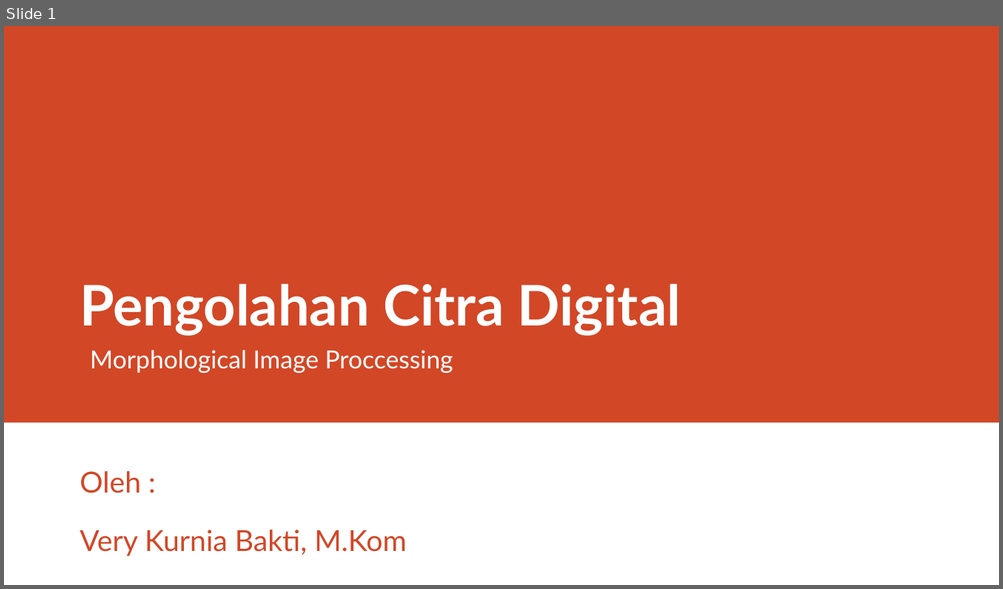
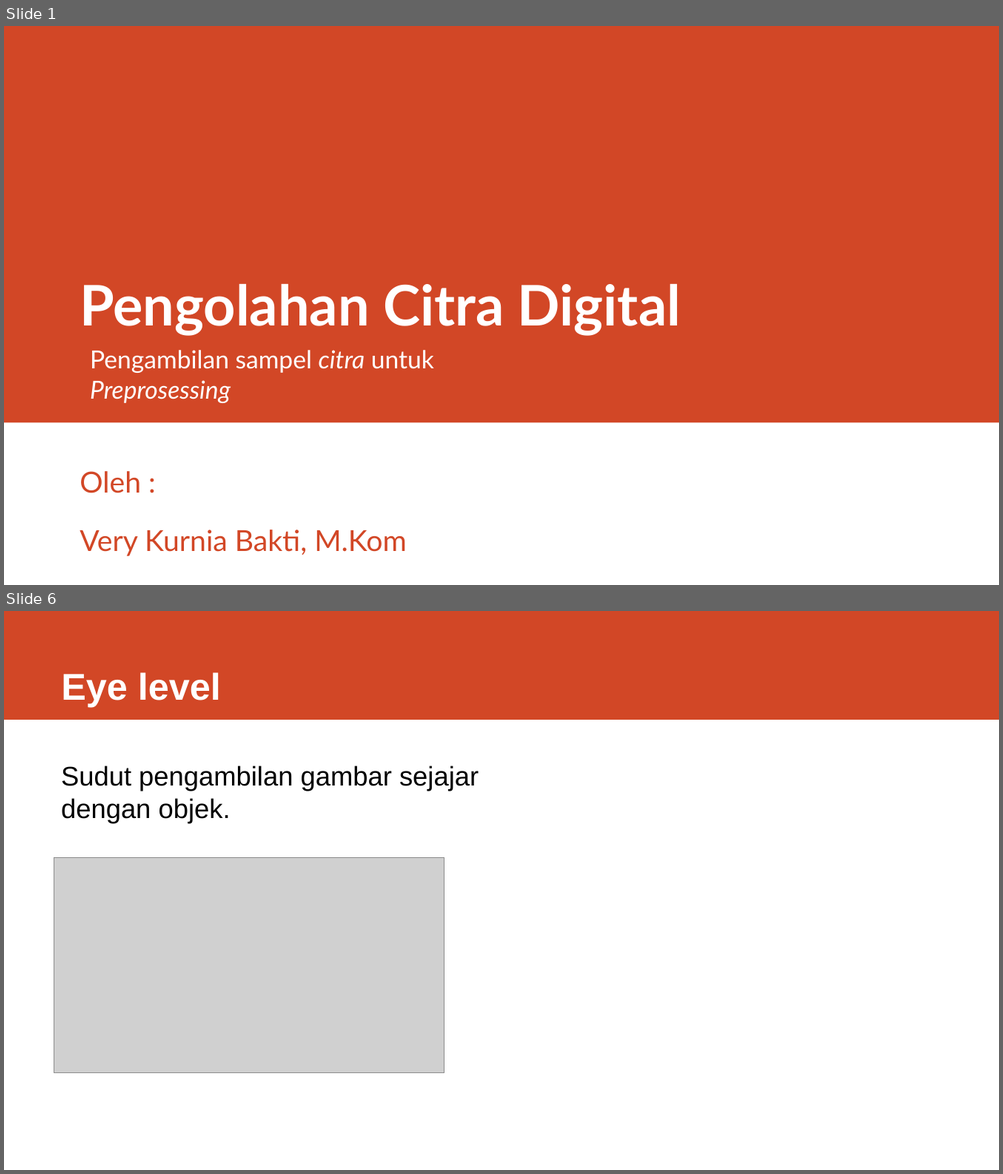
Before and after one commit to rizalarfani/Pengolahan-Citra-Digital-PCD-, a slide deck: Materi/Morphological Image Proccessing.pptx. Shown one above the other, each under a label of ours: slide 1 before the commit, slides 1 and 6 after it; the slides between them are not shown. The pictures are 1003x589 and 1003x1174 pixels, drawn with LibreOffice and Linux fonts; fonts in the diff are those of the drawing; grey boxes stand for pictures. Boxes give left, top, right and bottom in pixels: in the first picture for what was removed or moved away, otherwise in the second. Text is boxed around its words. In the diff, an @@ line names an element or a change of style, - is before the commit and + after.

Commit message:
add: materi pengambilan sampel dataset ppt

```diff
--- a/Materi/Morphological Image Proccessing.pptx
+++ b/Materi/Morphological Image Proccessing.pptx
@@ slide 6 added at box(4, 611, 999, 1170), background #FFFFFF @@
@@ rectangle added at box(4, 611, 999, 720), fill #D24726 @@
@@ title added at box(61, 672, 221, 707), 36 pt, text #FFFFFF, bold @@
+Eye level
@@ text added at box(61, 766, 478, 824), 26 pt, text #000000 @@
+Sudut pengambilan gambar sejajar dengan objek.
@@ picture added at box(54, 858, 444, 1073) @@
@@ slide 1 changed as well @@
@@ text at box(90, 350, 434, 403): text changed @@
-Morphological Image Proccessing
+Pengambilan sampel citra untuk Preprosessing
```
Also in this commit, not shown: 1 other slide changed, 10 other slides added, 13 slides removed, 13 other files.
